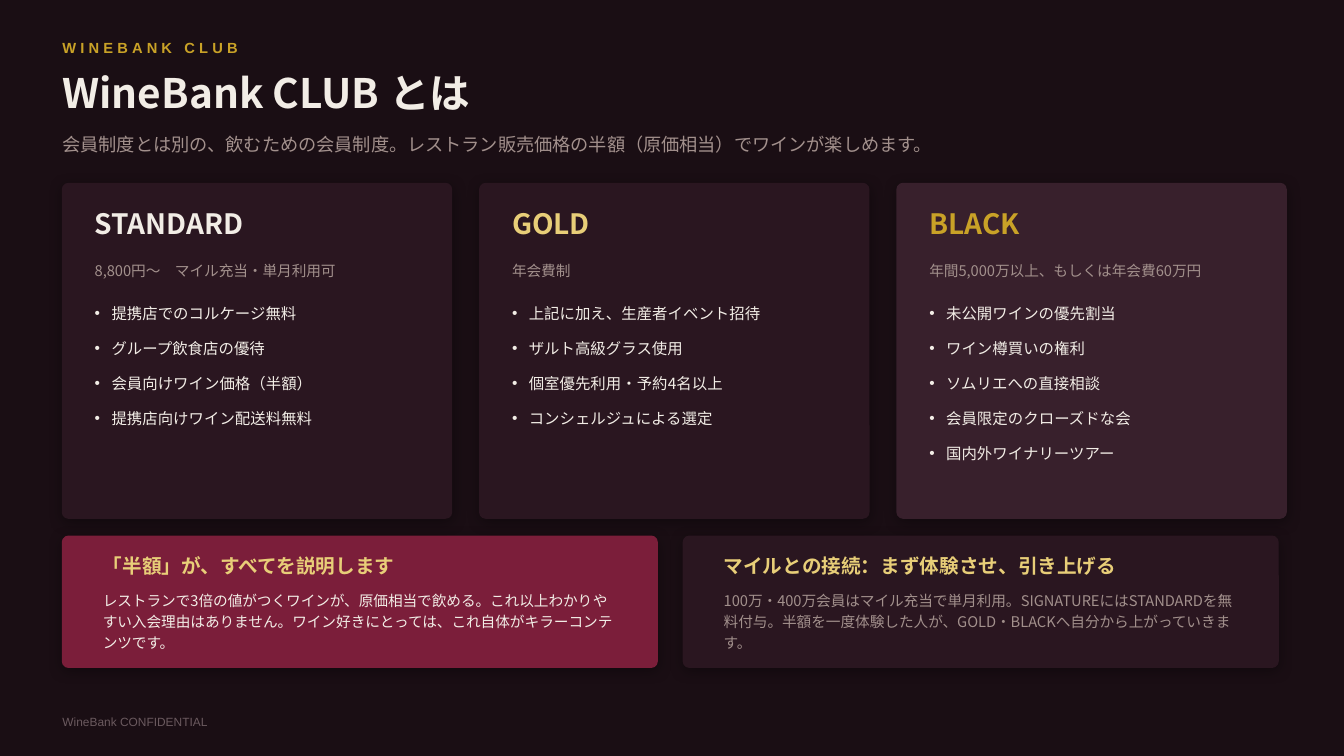
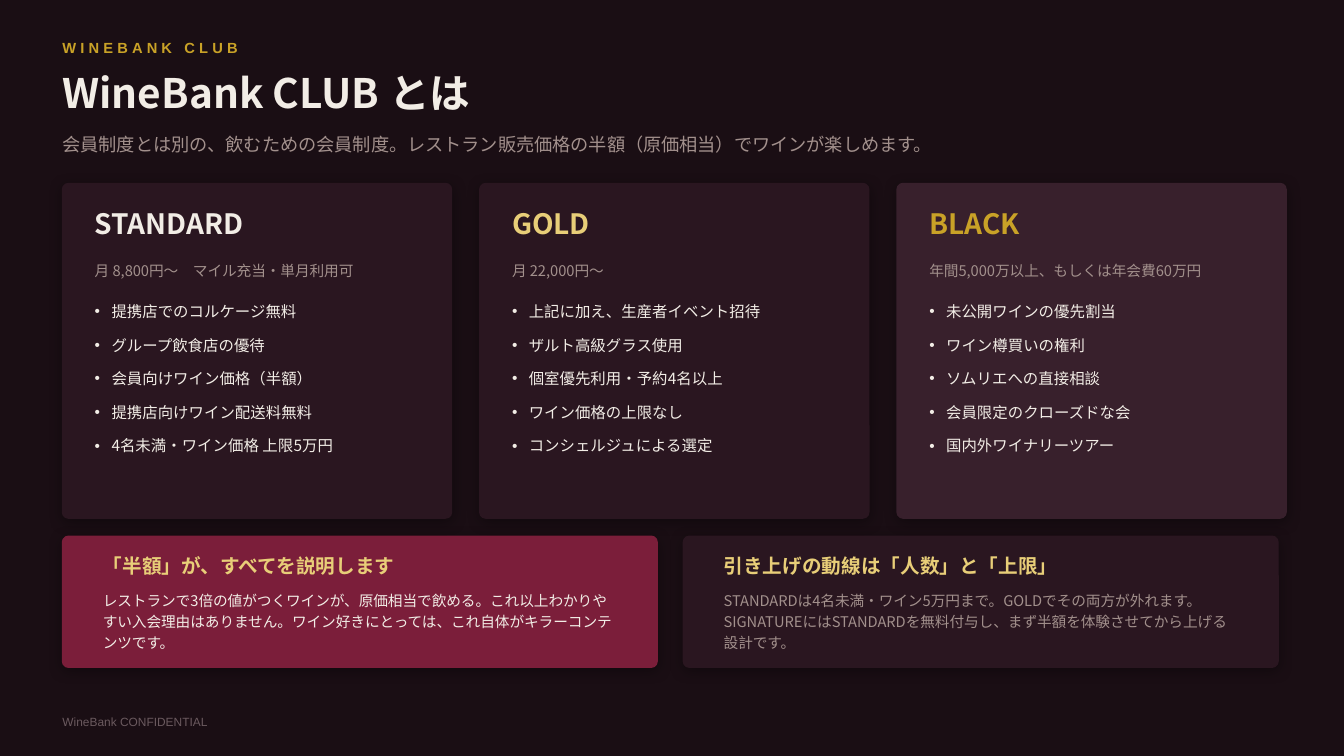
Before and after one commit to nakano-winebank/wine-auction, a slide deck: slide 18 of 提案資料/WineBank_ワインマイル経済圏構想.pptx. Drawn at 1344x756 pixels with LibreOffice and Linux fonts; fonts in the diff are those of the drawing. Boxes give left, top, right and bottom in pixels: in the first picture for what was removed or moved away, otherwise in the second. Text is boxed around its words. In the diff, an @@ line names an element or a change of style, - is before the commit and + after.

```diff
--- a/提案資料/WineBank_ワインマイル経済圏構想.pptx
+++ b/提案資料/WineBank_ワインマイル経済圏構想.pptx
@@ text at box(95, 264, 354, 279): text changed @@
-8,800円〜 マイル充当・単月利用可
+月 8,800円〜 マイル充当・単月利用可
@@ text at box(512, 264, 604, 279): text changed @@
-年会費制
+月 22,000円〜
@@ text "未公開ワインの優先割当" at box(946, 304, 1130, 453): less space between paragraphs @@
@@ text at box(112, 304, 313, 420): less space between paragraphs @@
@@ text at box(529, 304, 760, 452): less space between paragraphs @@
@@ text at box(529, 405, 683, 419): paragraph added @@
+• ワイン価格の上限なし
@@ text at box(112, 438, 332, 453): paragraph added @@
+• 4名未満・ワイン価格 上限5万円
@@ text at box(724, 556, 1058, 575): text changed @@
-マイルとの接続：まず体験させ、引き上げる
+引き上げの動線は「人数」と「上限」
@@ text at box(724, 594, 1227, 649): text changed @@
-100万・400万会員はマイル充当で単月利用。SIGNATUREにはSTANDARDを無料付与。半額を一度体験した人が、GOLD・BLACKへ自分から上がっていきます。
+STANDARDは4名未満・ワイン5万円まで。GOLDでその両方が外れます。SIGNATUREにはSTANDARDを無料付与し、まず半額を体験させてから上げる設計です。
```
Also in this commit, not shown: 1 other file.
